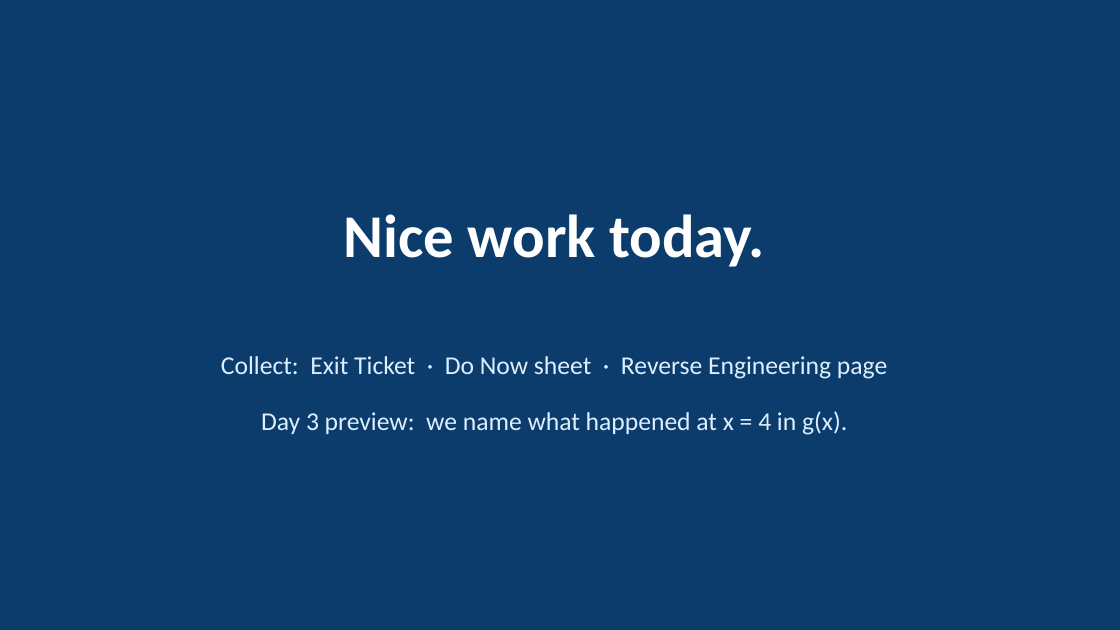
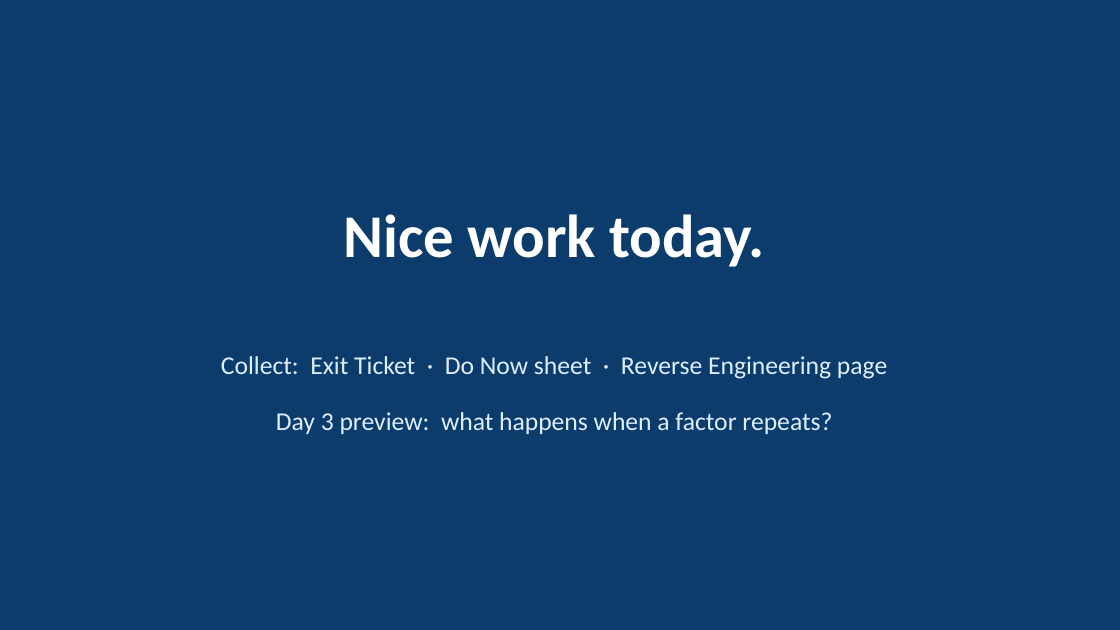
Before and after one commit to robjohncolson/Lesson_planning, a slide deck: slide 9 of Day_2_Slides.pptx (slide 10 before the commit). Drawn at 1120x630 pixels with LibreOffice and Linux fonts; fonts in the diff are those of the drawing. Boxes give left, top, right and bottom in pixels: in the first picture for what was removed or moved away, otherwise in the second. Text is boxed around its words. In the diff, an @@ line names an element or a change of style, - is before the commit and + after.

```diff
--- a/Day_2_Slides.pptx
+++ b/Day_2_Slides.pptx
@@ text at <box>276,412,832,434</box>: text changed @@
-Day 3 preview: we name what happened at x = 4 in g(x).
+Day 3 preview: what happens when a factor repeats?
```
Also in this commit, not shown: 8 other slides changed, 1 slide removed, 22 other files.
